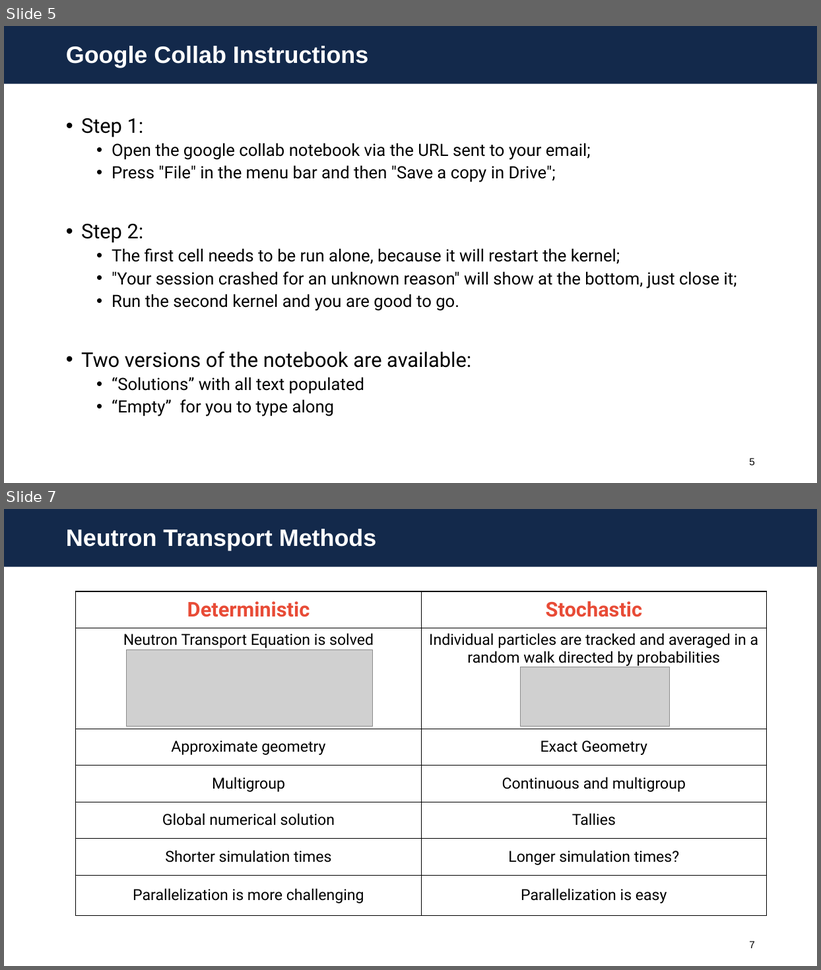
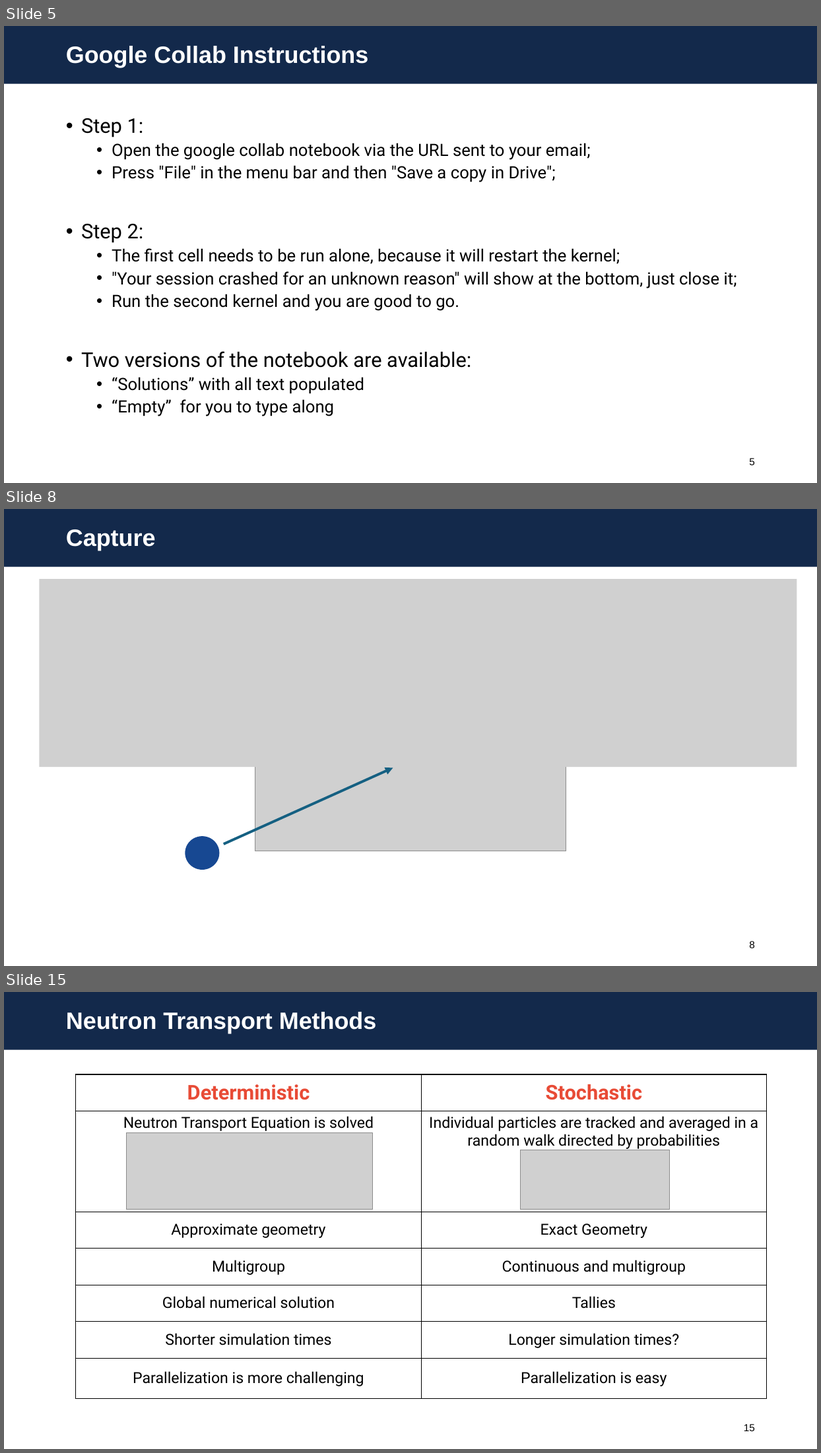
Before and after one commit to aprilnovak/openmc-education, a slide deck: intro/1-Theory.pptx. Shown one above the other, each under a label of ours: slides 5 and 7 before the commit, slides 5, 8 and 15 after it; the slides between them are not shown. The pictures are 821x970 and 821x1453 pixels, drawn with LibreOffice and Linux fonts; fonts in the diff are those of the drawing; grey boxes stand for pictures; background and template pictures are left out. Boxes give left, top, right and bottom in pixels: in the first picture for what was removed or moved away, otherwise in the second. Text is boxed around its words. In the diff, an @@ line names an element or a change of style, - is before the commit and + after.

```diff
--- a/intro/1-Theory.pptx
+++ b/intro/1-Theory.pptx
@@ slide 8 added at (4, 509, 817, 966), background #FFFFFF; not listed: 1 template element that a slide beside it also shows @@
@@ title added at (66, 529, 156, 551), 28 pt, text #FFFFFF, bold @@
+Capture
@@ picture added at (40, 579, 797, 768) @@
@@ picture added at (255, 641, 566, 852) @@
@@ arrow added from (224, 844) to (393, 768), #156082 3 pt @@
@@ ellipse added at (185, 836, 219, 870), fill #174892 @@
@@ rectangle added at (44, 922, 145, 957), fill #FFFFFF @@
@@ page number added at (749, 941, 755, 949), 12 pt, text #000000 @@
+8
@@ what was slide 7 is now slide 15 @@
@@ page number at (744, 1424, 755, 1432): text changed @@
-7
+15
```
Also in this commit, not shown: 9 other slides added, 1 slide removed, 2 other files.
